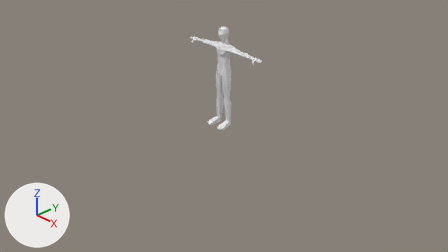
The Blender file LowPolyChar.blend as it was, and as the next commit left it.
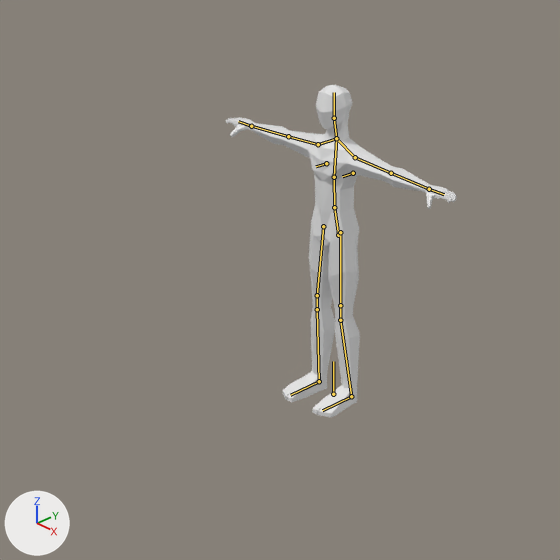
Each version is shown from the file's camera 'Camera', then close up on the part from 27% to 66% of the width and 0% to 69% of the height. The lights are fixed; the arrows at lower left show +X, +Y and +Z. The older version's two pictures come first. The bones that bend it are drawn over the model as lines in the close-ups.
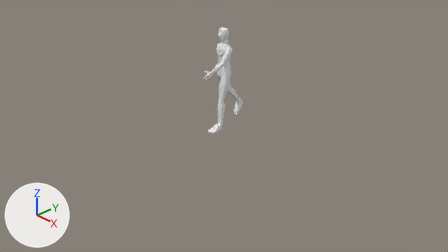
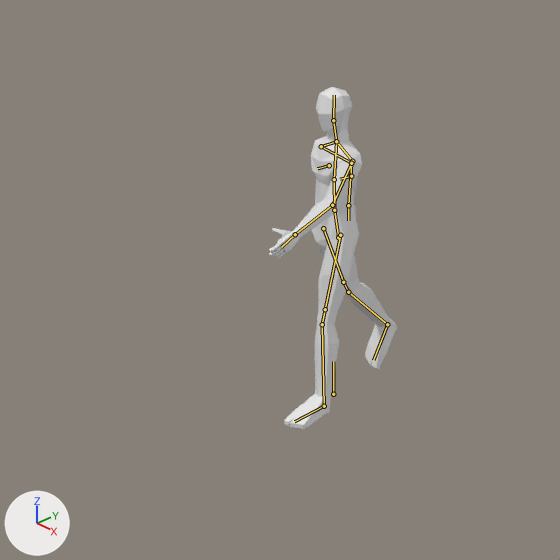
The newer file adds an action. The first version stands in its rest pose; the second is drawn at frame 10 of the action 'Ribs.RAction'.

Where the change shows, as pixel boxes (x1, y1, x2, y2) in the close-ups (560 x 560 px):
'Cube', posed (44% narrower): before (226, 85, 457, 417); after (269, 87, 397, 429)
bone 'Hip', root to tip: before (338, 235) to (334, 207); after (338, 237) to (334, 210)
bone 'Spine1', root to tip: before (334, 207) to (334, 177); after (334, 210) to (334, 179)
bone 'Arm.L', root to tip: before (355, 157) to (391, 173); after (352, 161) to (332, 205)
bone 'Forearm.L', root to tip: before (391, 173) to (429, 189); after (332, 205) to (295, 234)
bone 'Arm.R', root to tip: before (318, 144) to (288, 136); after (321, 146) to (351, 163)
bone 'Forearm.R', root to tip: before (288, 136) to (251, 126); after (351, 163) to (348, 205)
bone 'Leg.L', root to tip: before (340, 232) to (340, 305); after (340, 235) to (325, 309)
bone 'Shin.L', root to tip: before (340, 320) to (351, 396); after (322, 324) to (324, 406)
bone 'Foot.L', root to tip: before (351, 396) to (322, 410); after (324, 406) to (294, 421)
bone 'Leg.R', root to tip: before (323, 226) to (317, 295); after (323, 228) to (343, 282)
bone 'Shin.R', root to tip: before (317, 309) to (319, 381); after (348, 292) to (387, 324)
bone 'Foot.R', root to tip: before (319, 381) to (290, 395); after (387, 324) to (373, 360)

The edits, one by one:
Bone 'Hip' (bone_hip) moves from (0.0, 0.0, 0.0) to (0.0, -0.014, 0.002).
Bone 'Spine1' (bone_spine1) turns from (0, 0, 0) to (0, -8, 0) degrees about its own x, y and z.
Bone 'Arm.L' (bone_arm_l) turns from (0, 0, 0) to (37, 0, -81) degrees about its own x, y and z.
Bone 'Forearm.L' (bone_forearm_l) turns from (0, 0, 0) to (29, -5, -1) degrees about its own x, y and z.
Bone 'Arm.R' (bone_arm_r) turns from (0, 0, 0) to (-55, -1, 77) degrees about its own x, y and z.
Bone 'Forearm.R' (bone_forearm_r) turns from (0, 0, 0) to (45, 18, 10) degrees about its own x, y and z.
Bone 'Leg.L' (bone_leg_l) turns from (0, 0, 0) to (-16, -1, 0) degrees about its own x, y and z.
Bone 'Shin.L' (bone_shin_l) turns from (0, 0, 0) to (8, 1, 0) degrees about its own x, y and z.
Bone 'Foot.L' (bone_foot_l) turns from (0, 0, 0) to (11, 0, 0) degrees about its own x, y and z.
Bone 'Leg.R' (bone_leg_r) turns from (0, 0, 0) to (29, -2, 0) degrees about its own x, y and z.
Bone 'Shin.R' (bone_shin_r) turns from (0, 0, 0) to (13, -1, 0) degrees about its own x, y and z.
Bone 'Foot.R' (bone_foot_r) turns from (0, 0, 0) to (15, 0, 0) degrees about its own x, y and z.
